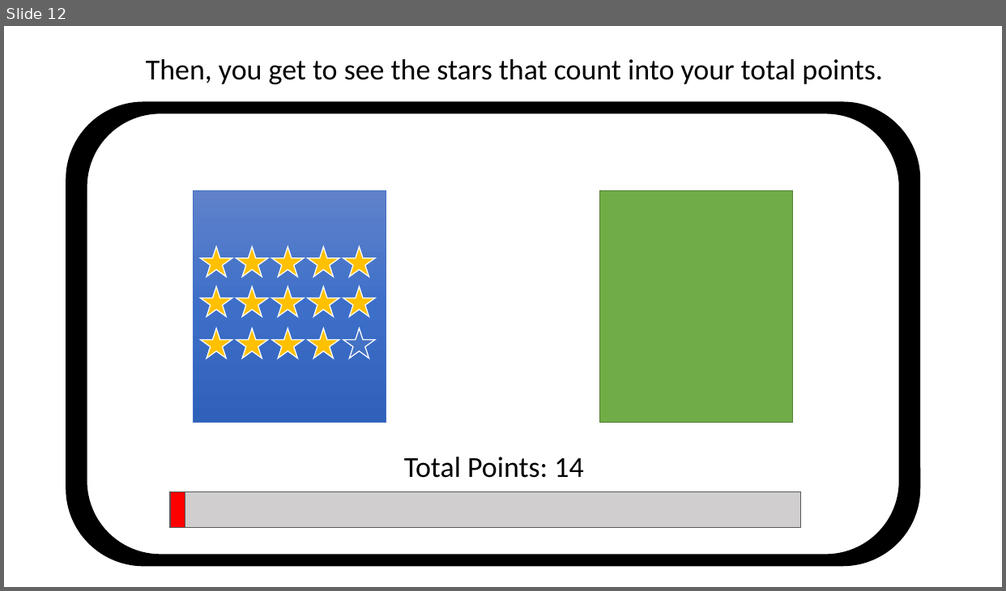
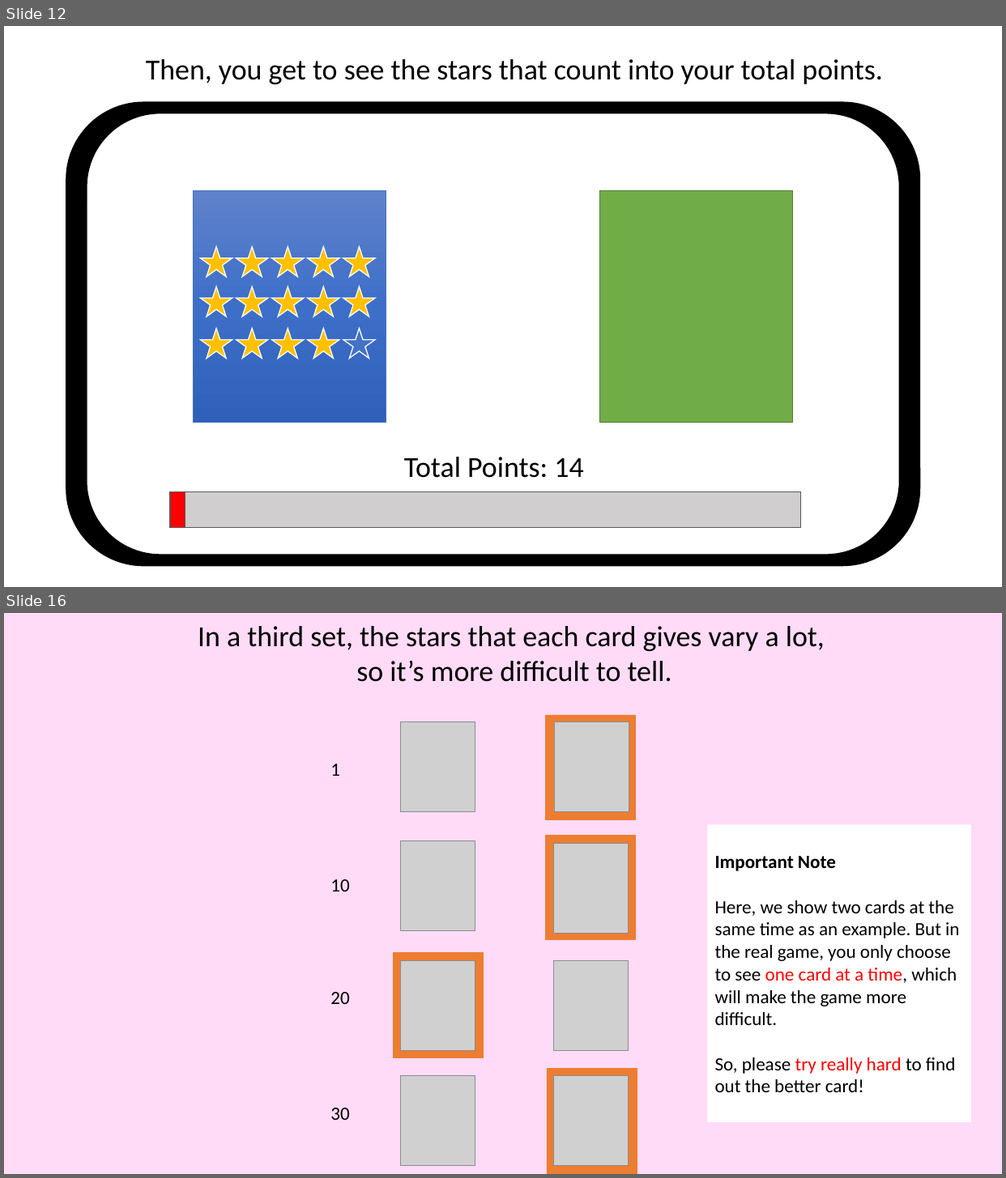
Before and after one commit to LillianXu2019/LUX-RL, a slide deck: images/task_instructions_lux.pptx. Shown one above the other, each under a label of ours: slide 12 before the commit, slides 12 and 16 after it; the slides between them are not shown. The pictures are 1006x591 and 1006x1178 pixels, drawn with LibreOffice and Linux fonts; fonts in the diff are those of the drawing; grey boxes stand for pictures. Boxes give left, top, right and bottom in pixels: in the first picture for what was removed or moved away, otherwise in the second. Text is boxed around its words. In the diff, an @@ line names an element or a change of style, - is before the commit and + after.

```diff
--- a/images/task_instructions_lux.pptx
+++ b/images/task_instructions_lux.pptx
@@ slide 16 added at [4,613,1002,1174], background #FFDBF7 @@
@@ text added at [198,626,825,682], 28 pt, text #000000 @@
+In a third set, the stars that each card gives vary a lot,
+so it’s more difficult to tell.
@@ text added at [330,764,340,776], 18 pt, text #000000 @@
+1
@@ rectangle added at [708,825,971,1122], fill #FFFFFF, 18 pt, text #000000 @@
+Important Note
+Here, we show two cards at the same time as an example. But in the real game, you only choose to see one card at a time, which will make the game more difficult.
+So, please try really hard to find out the better card!
@@ group added at [394,715,636,1058]: 6 pictures, 3 rectangles @@
@@ text added at [330,879,349,892], 18 pt, text #000000 @@
+10
@@ text added at [330,992,349,1004], 18 pt, text #000000 @@
+20
@@ rectangle added at [547,1069,637,1174], fill #ED7D31, outline #ED7D31 0.5 pt @@
@@ picture added at [401,1076,475,1166] @@
@@ picture added at [553,1076,629,1166] @@
@@ text added at [330,1108,349,1120], 18 pt, text #000000 @@
+30
```
Also in this commit, not shown: 6 slides changed, 15 other slides added, 1 slide removed, 29 other files.
